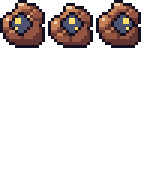
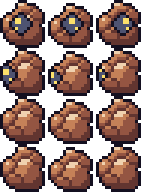
Two versions of the same layered image (144×192). Layer-by-layer changes:
renamed "Layer #1" to "Eyes", painted on it over 3, 48, 135, 87
painted on "Layer" over 0, 48, 141, 192
